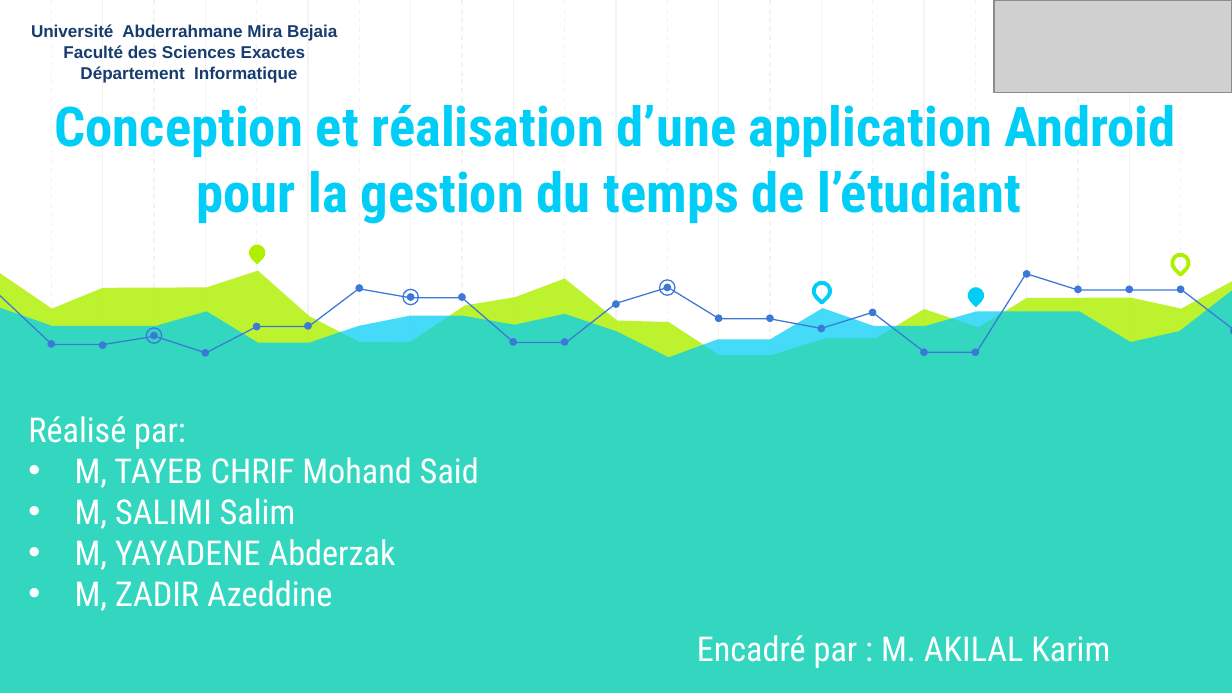
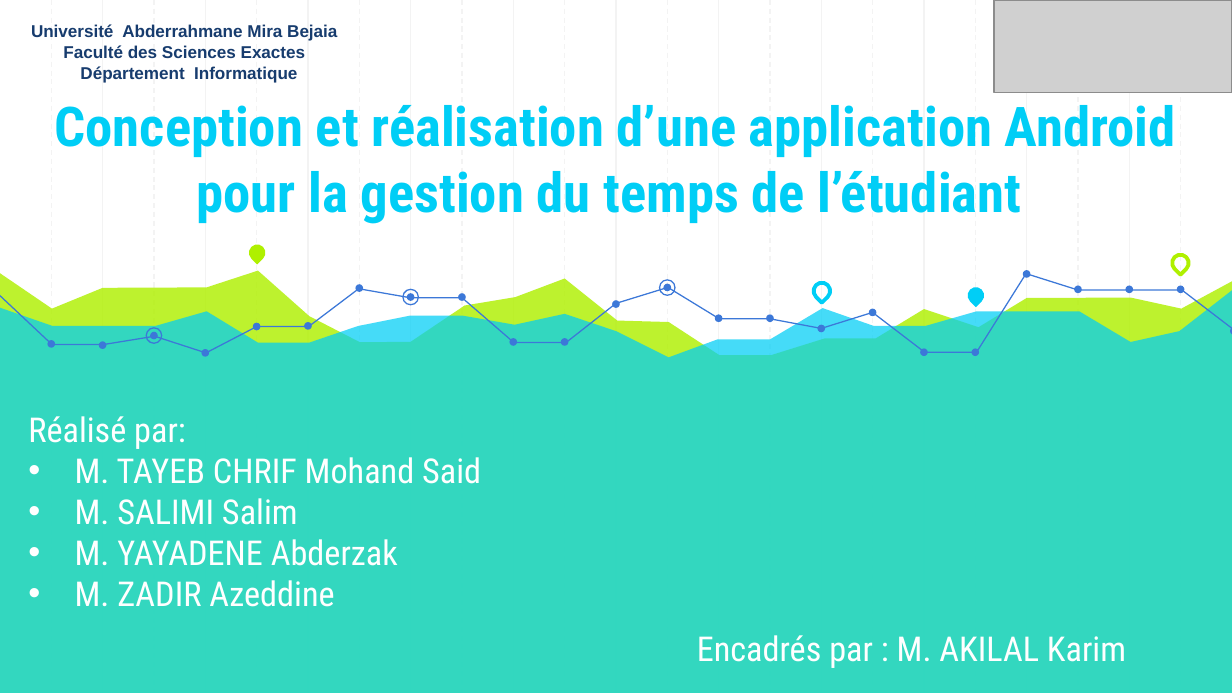
Before and after one commit to AzeddineZadir/docpfc, a slide deck: slide 1 of présentation licence 3.pptx. Drawn at 1232x693 pixels with LibreOffice and Linux fonts; fonts in the diff are those of the drawing; grey boxes stand for pictures. Boxes give left, top, right and bottom in pixels: in the first picture for what was removed or moved away, otherwise in the second. Text is boxed around its words. In the diff, an @@ line names an element or a change of style, - is before the commit and + after.

```diff
--- a/présentation licence 3.pptx
+++ b/présentation licence 3.pptx
@@ text at (75,457,481,607): text changed @@
-• M, TAYEB CHRIF Mohand Said
-• M, SALIMI Salim
-• M, YAYADENE Abderzak
-• M, ZADIR Azeddine
+• M. TAYEB CHRIF Mohand Said
+• M. SALIMI Salim
+• M. YAYADENE Abderzak
+• M. ZADIR Azeddine
@@ text at (697,635,1126,668): text changed @@
-Encadré par : M. AKILAL Karim
+Encadrés par : M. AKILAL Karim
```
Also in this commit, not shown: 8 other slides changed.
